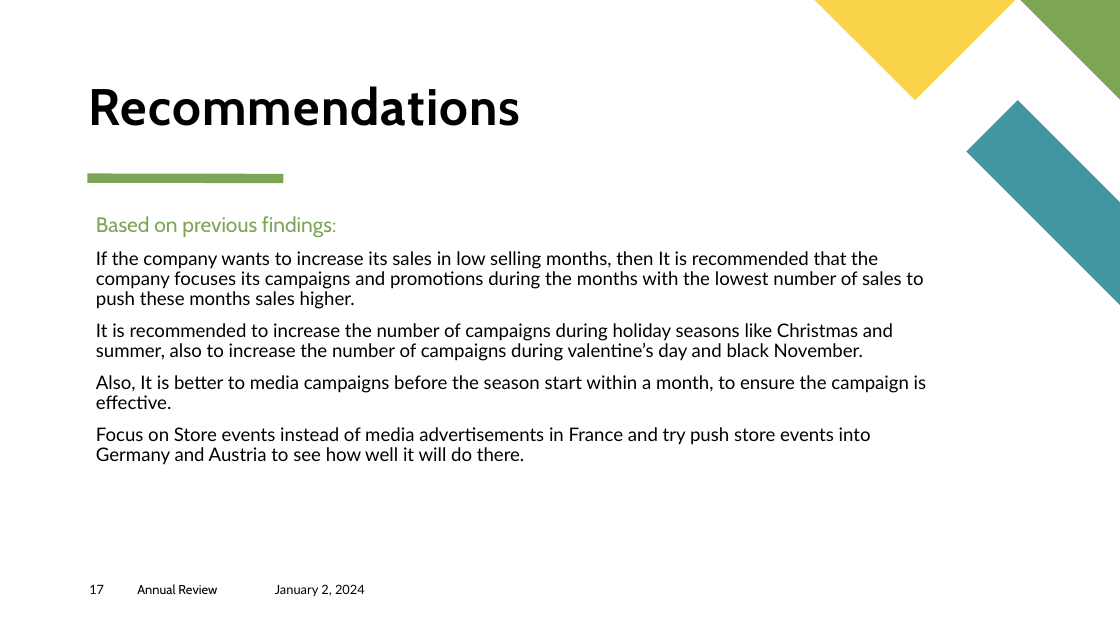
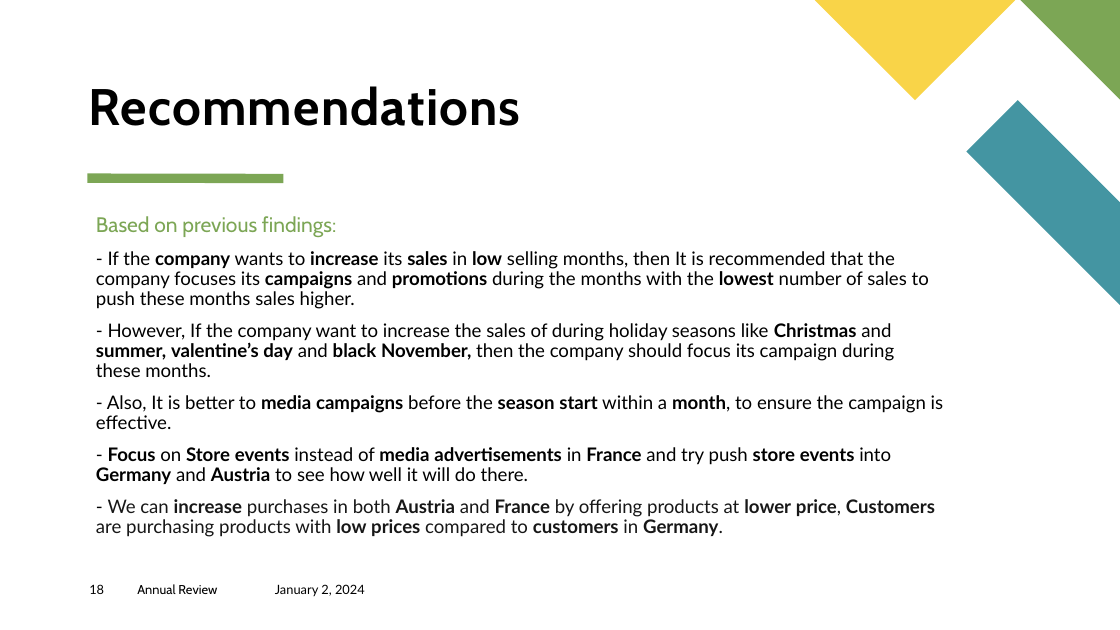
Before and after one commit to AlyAEE/Sports-Wear-Group-Classification-Project, a slide deck: slide 18 of Sport Wear Group Analytics.pptx (slide 17 before the commit). Drawn at 1120x630 pixels with LibreOffice and Linux fonts; fonts in the diff are those of the drawing. Boxes give left, top, right and bottom in pixels: in the first picture for what was removed or moved away, otherwise in the second. Text is boxed around its words. In the diff, an @@ line names an element or a change of style, - is before the commit and + after.

```diff
--- a/Sport Wear Group Analytics.pptx
+++ b/Sport Wear Group Analytics.pptx
@@ text at (x1=96, y1=251, x2=944, y2=537): text changed @@
-If the company wants to increase its sales in low selling months, then It is recommended that the company focuses its campaigns and promotions during the months with the lowest number of sales to push these months sales higher.
-It is recommended to increase the number of campaigns during holiday seasons like Christmas and summer, also to increase the number of campaigns during valentine’s day and black November.
-Also, It is better to media campaigns before the season start within a month, to ensure the campaign is effective.
-Focus on Store events instead of media advertisements in France and try push store events into Germany and Austria to see how well it will do there.
+- If the company wants to increase its sales in low selling months, then It is recommended that the company focuses its campaigns and promotions during the months with the lowest number of sales to push these months sales higher.
+- However, If the company want to increase the sales of during holiday seasons like Christmas and summer, valentine’s day and black November, then the company should focus its campaign during these months.
+- Also, It is better to media campaigns before the season start within a month, to ensure the campaign is effective.
+- Focus on Store events instead of media advertisements in France and try push store events into Germany and Austria to see how well it will do there.
+- We can increase purchases in both Austria and France by offering products at lower price, Customers are purchasing products with low prices compared to customers in Germany.
@@ page number at (x1=89, y1=584, x2=104, y2=594): text changed @@
-17
+18
```
Also in this commit, not shown: 4 other slides changed, 1 slide added, 1 slide removed, 3 other files.
